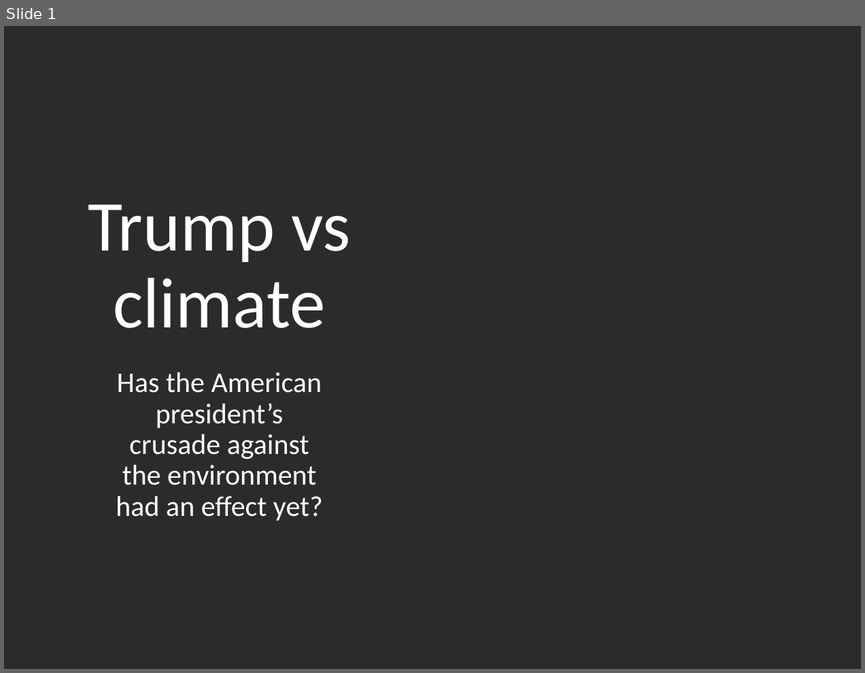
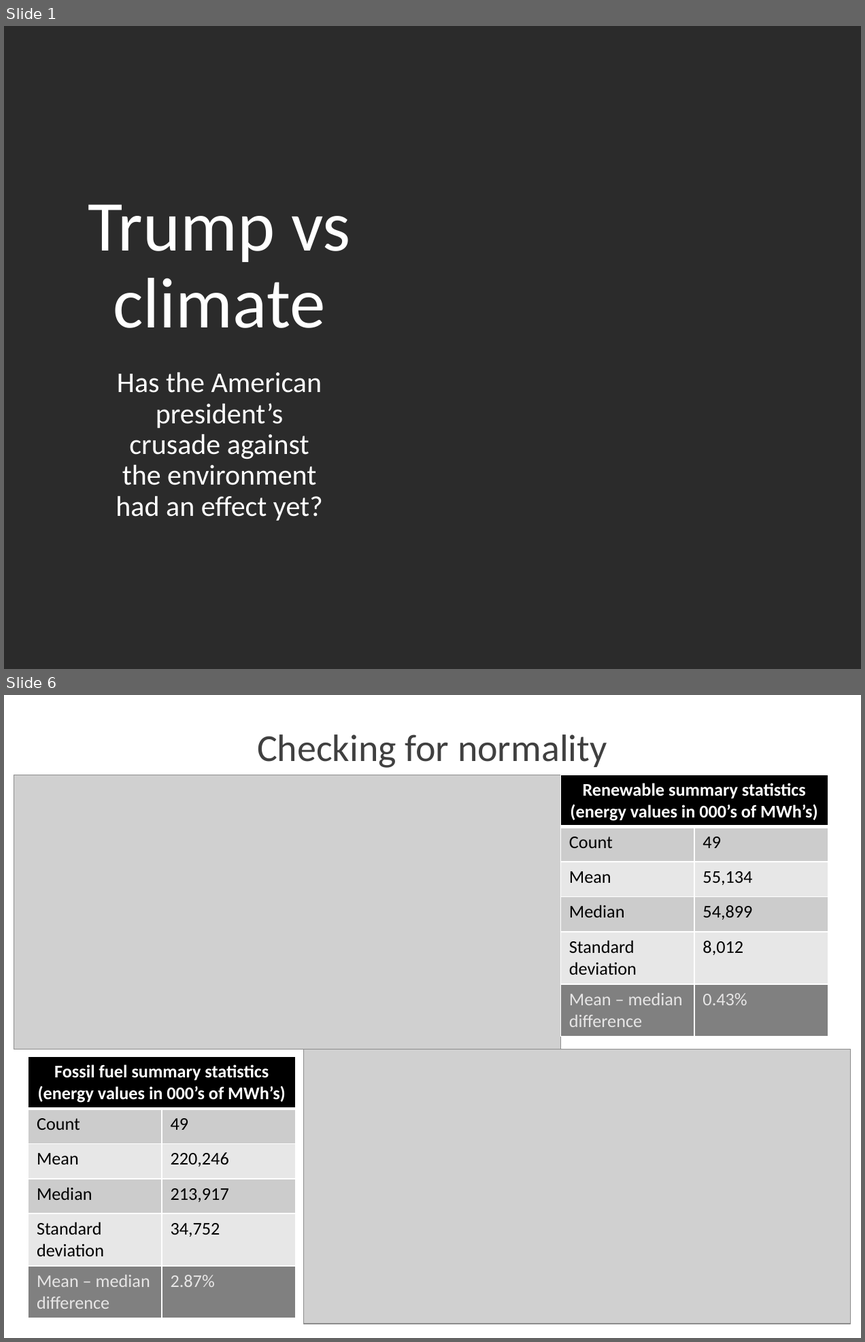
Before and after one commit to colliers95/Trump_vs_climate_web_scraping_project, a slide deck: Trump vs climate.pptx. Shown one above the other, each under a label of ours: slide 1 before the commit, slides 1 and 6 after it; the slides between them are not shown. The pictures are 865x673 and 865x1342 pixels, drawn with LibreOffice and Linux fonts; fonts in the diff are those of the drawing; grey boxes stand for pictures; background and template pictures are left out; a plain dark background stands for a picture behind light text. Boxes give left, top, right and bottom in pixels: in the first picture for what was removed or moved away, otherwise in the second. Text is boxed around its words. In the diff, an @@ line names an element or a change of style, - is before the commit and + after.

```diff
--- a/Trump vs climate.pptx
+++ b/Trump vs climate.pptx
@@ slide 6 added at (4,695,861,1338), background #FFFFFF @@
@@ title added at (257,734,607,768), 32 pt, text #404040 @@
+Checking for normality
@@ picture added at (14,775,560,1049) @@
@@ table added at (560,775,827,1034), 6 rows, 2 columns @@
+Renewable summary statistics (energy values in 000’s of MWh’s) | 
+Count | 49
+Mean | 55,134
+Median | 54,899
+Standard deviation | 8,012
+Mean – median difference | 0.43%
@@ table added at (28,1057,295,1315), 6 rows, 2 columns @@
+Fossil fuel summary statistics (energy values in 000’s of MWh’s) | 
+Count | 49
+Mean | 220,246
+Median | 213,917
+Standard deviation | 34,752
+Mean – median difference | 2.87%
@@ picture added at (303,1049,850,1323) @@
```
Also in this commit, not shown: 4 other slides added, 5 other files.
